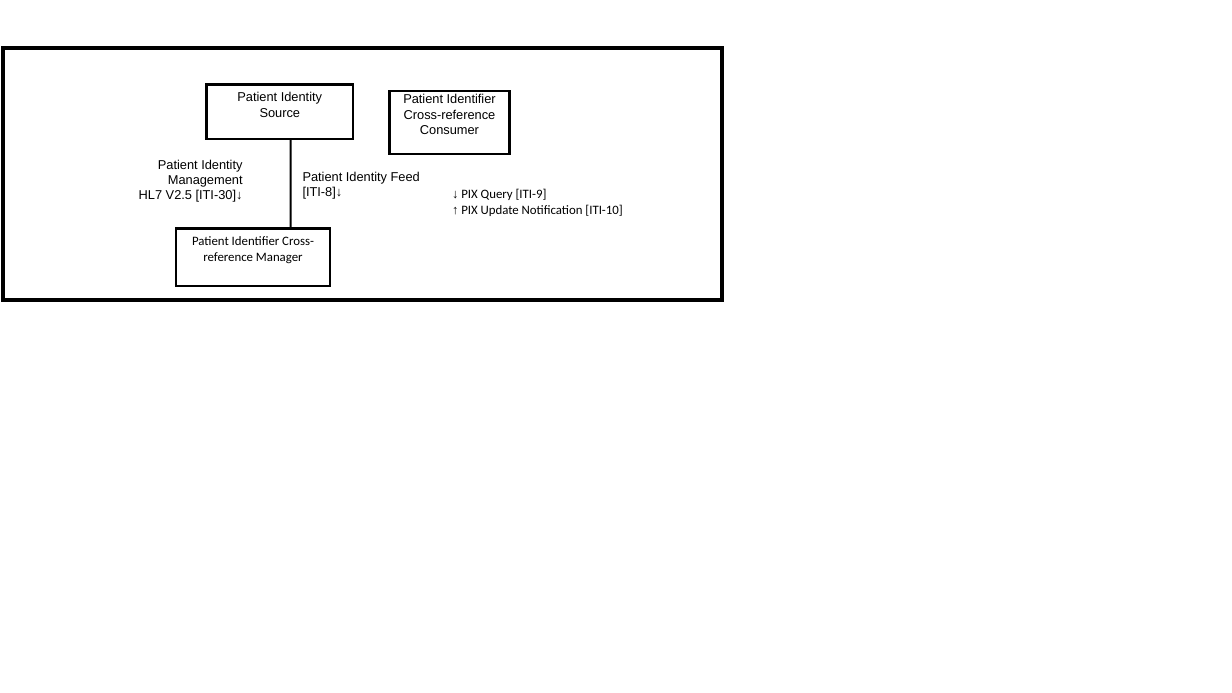
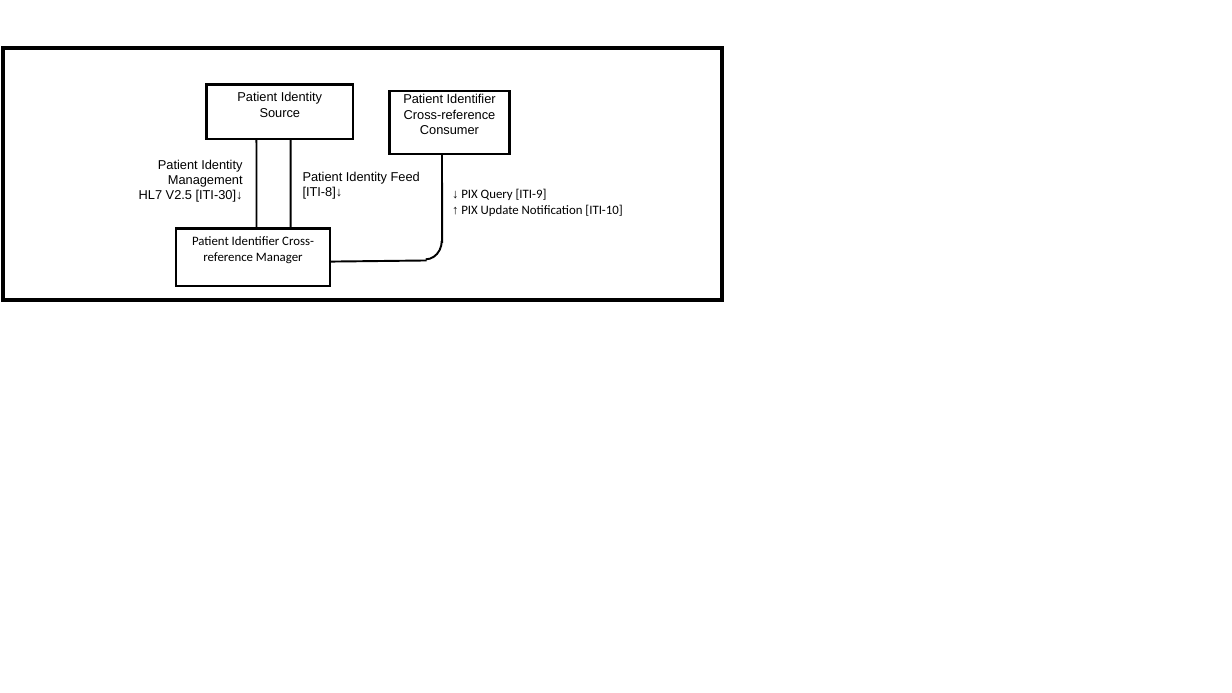
Before and after one commit to IHE/publications, a slide deck: slide 1 of ITI/TF/Volume1/media/Figure_5.1-1.pptx. Drawn at 1232x693 pixels with LibreOffice and Linux fonts; fonts in the diff are those of the drawing. Boxes give left, top, right and bottom in pixels: in the first picture for what was removed or moved away, otherwise in the second. Text is boxed around its words. In the diff, an @@ line names an element or a change of style, - is before the commit and + after.

```diff
--- a/ITI/TF/Volume1/media/Figure_5.1-1.pptx
+++ b/ITI/TF/Volume1/media/Figure_5.1-1.pptx
@@ line added from (257, 140) to (257, 228), #000000 1.5 pt @@
@@ line added from (442, 154) to (442, 243), #000000 1.5 pt @@
@@ arc (boxed as its full ellipse) added at [410,222,442,259], outline #000000 1.5 pt @@
@@ line added from (330, 262) to (427, 261), #000000 1.5 pt @@
```
Also in this commit, not shown: 1 other file.
